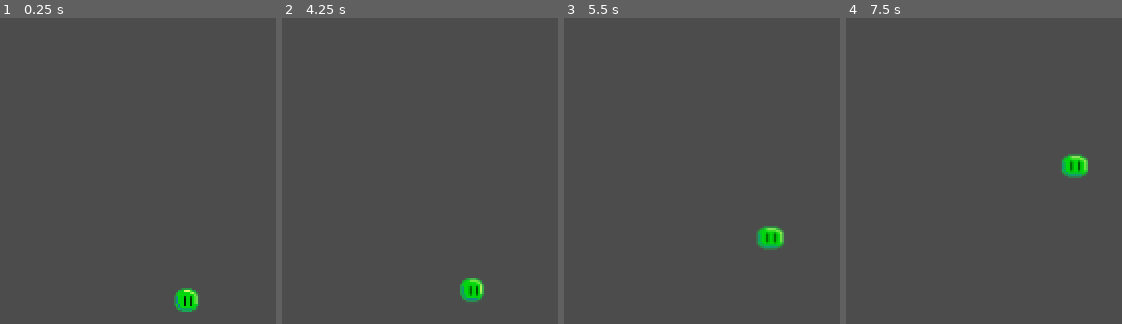
Above: before the commit, frames 1-4 (left to right).
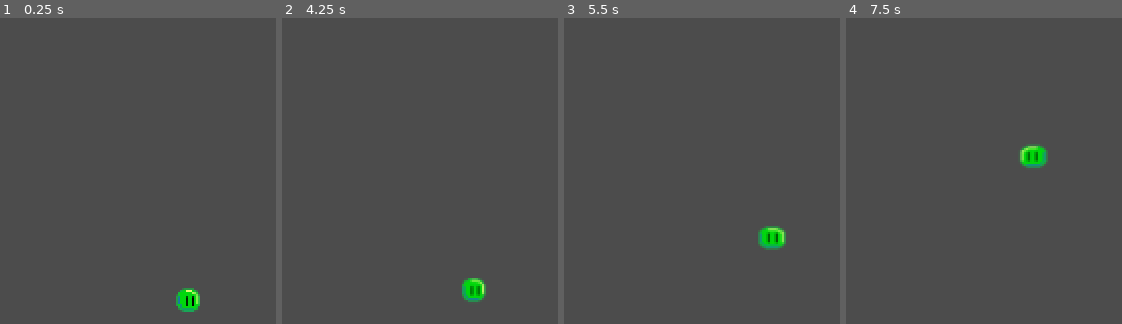
Above: after the commit, the same moments.

Repository: TheLunaticDev/dreams
Game: Godot game, scene res://scenes/Slime.tscn
Same seed, same stepped clock (60 frames per second), same inputs: the game is played once before the commit and once after it.
Inputs:
- Up to frame 1 (0.25 s): no input
- Up to frame 2 (4.25 s): tap Enter at 0.5, 2, 3.5 s; tap Space at 1.25, 2.75 s
- Up to frame 3 (5.5 s): tap Space at 4.25 s
- Up to frame 4 (7.5 s): no input

The runs differ from the first frame. In frame 1, 0.4% of the frame differs, in the area x 63-73%, y 88-97%; in frame 2, 0.4%; in frame 3, 0.4%; in frame 4, 1.3%, in the area x 63-88%, y 41-53%.

Commit message:
Added functionality for the Slime to Jump randomly. The slime has a tendency to keep jumping now!

Diff:
--- a/scenes/Slime.tscn
+++ b/scenes/Slime.tscn
@@ -18,6 +18,22 @@
 "transitions": PoolRealArray( 1, 1, 1, 1 ),
 "update": 1,
 "values": [ 0, 1, 2, 3 ]
+}
+
+[sub_resource type="Animation" id=4]
+resource_name = "Jump"
+length = 0.9
+tracks/0/type = "value"
+tracks/0/path = NodePath("Sprite:frame")
+tracks/0/interp = 1
+tracks/0/loop_wrap = true
+tracks/0/imported = false
+tracks/0/enabled = true
+tracks/0/keys = {
+"times": PoolRealArray( 0, 0.1, 0.2, 0.3, 0.4, 0.5, 0.6, 0.7 ),
+"transitions": PoolRealArray( 1, 1, 1, 1, 1, 1, 1, 1 ),
+"update": 1,
+"values": [ 0, 3, 4, 5, 6, 5, 4, 3 ]
 }
 
 [sub_resource type="Animation" id=2]
@@ -47,13 +63,15 @@
 }
 
 [node name="Sprite" type="Sprite" parent="."]
+position = Vector2( 1, 0 )
 texture = ExtResource( 1 )
-hframes = 4
+hframes = 7
 frame = 1
 
 [node name="AnimationPlayer" type="AnimationPlayer" parent="."]
 autoplay = "Idle"
 anims/Idle = SubResource( 1 )
+anims/Jump = SubResource( 4 )
 anims/RESET = SubResource( 2 )
 
 [node name="CollisionShape2D" type="CollisionShape2D" parent="."]
@@ -62,4 +80,7 @@
 
 [node name="Explore" type="Timer" parent="."]
 
+[node name="Jump" type="Timer" parent="."]
+
 [connection signal="timeout" from="Explore" to="." method="_on_Explore_timeout"]
+[connection signal="timeout" from="Jump" to="." method="_on_Jump_timeout"]
--- a/scripts/Slime.gd
+++ b/scripts/Slime.gd
@@ -1,4 +1,15 @@
 extends RigidBody2D
+
+"""
+The basic idea for the behavior of this mob.
+The slime tries to find a random spot within a certain range.
+Once that spot is found the slime would try to approach it.
+Once that position is approached the slime would try to do this step again.
+
+Apart from that the slime has a tendancy to jump randomly.
+When this happens the slime would temporarily stop and complete it's jump.
+After that the slime would continue what it was doing.
+"""
 
 func _ready() -> void:
 	randomize()
@@ -9,13 +20,27 @@
 
 func find_random_location() -> Vector2:
 	var random_location = Vector2(rand_range(-50.0, 50.0), rand_range(-50.0, 50.0))
-	print(random_location)
 	return Vector2(random_location)
 
 func _on_Explore_timeout() -> void:
-	linear_velocity = Vector2(find_random_location())
+	$AnimationPlayer.play("Idle")
+	var target_location = find_random_location()
+	if (target_location.x < 0):
+		$Sprite.flip_h = true
+	else:
+		$Sprite.flip_h = false
+	linear_velocity = Vector2(target_location)
+	print("The slime would now explore...")
 	reset_timer()
 
 func reset_timer() -> void:
 	$Explore.wait_time = randi() % 10
+	$Jump.wait_time = randi() % 5
 	$Explore.start()
+	$Jump.start()
+
+
+func _on_Jump_timeout() -> void:
+	linear_velocity = Vector2.ZERO
+	$AnimationPlayer.play("Jump")
+	print("The slime just jumped!")
--- a/scripts/Slime_Base.gd
+++ b/scripts/Slime_Base.gd
@@ -1,5 +1,3 @@
 extends Resource
 
 class_name SlimeBase
-
-export var hp :int
Binary file changed: assets/slime.png
Not shown: 1 places in scenes/Slime.tscn that only renumber resources
